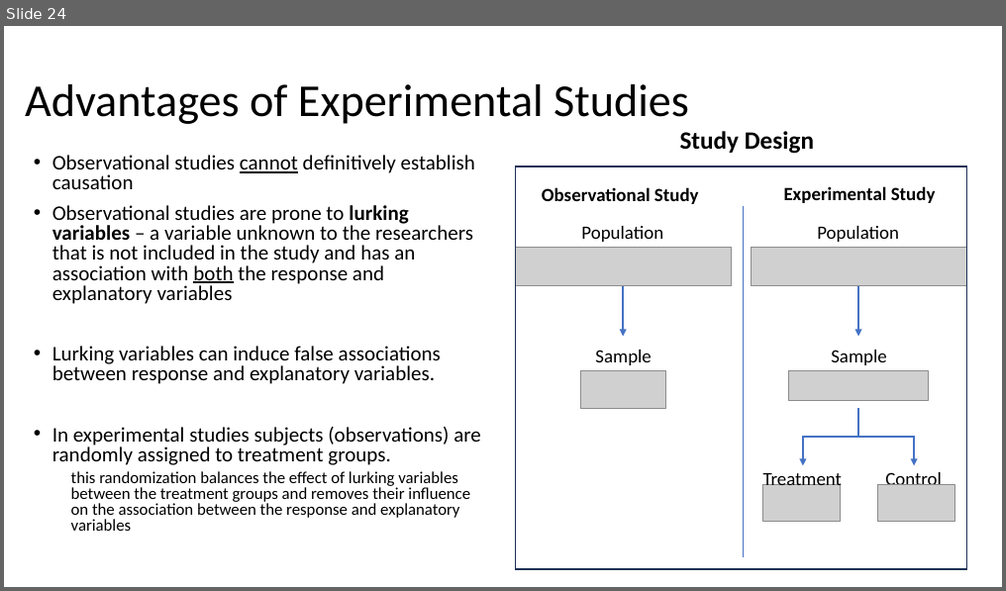
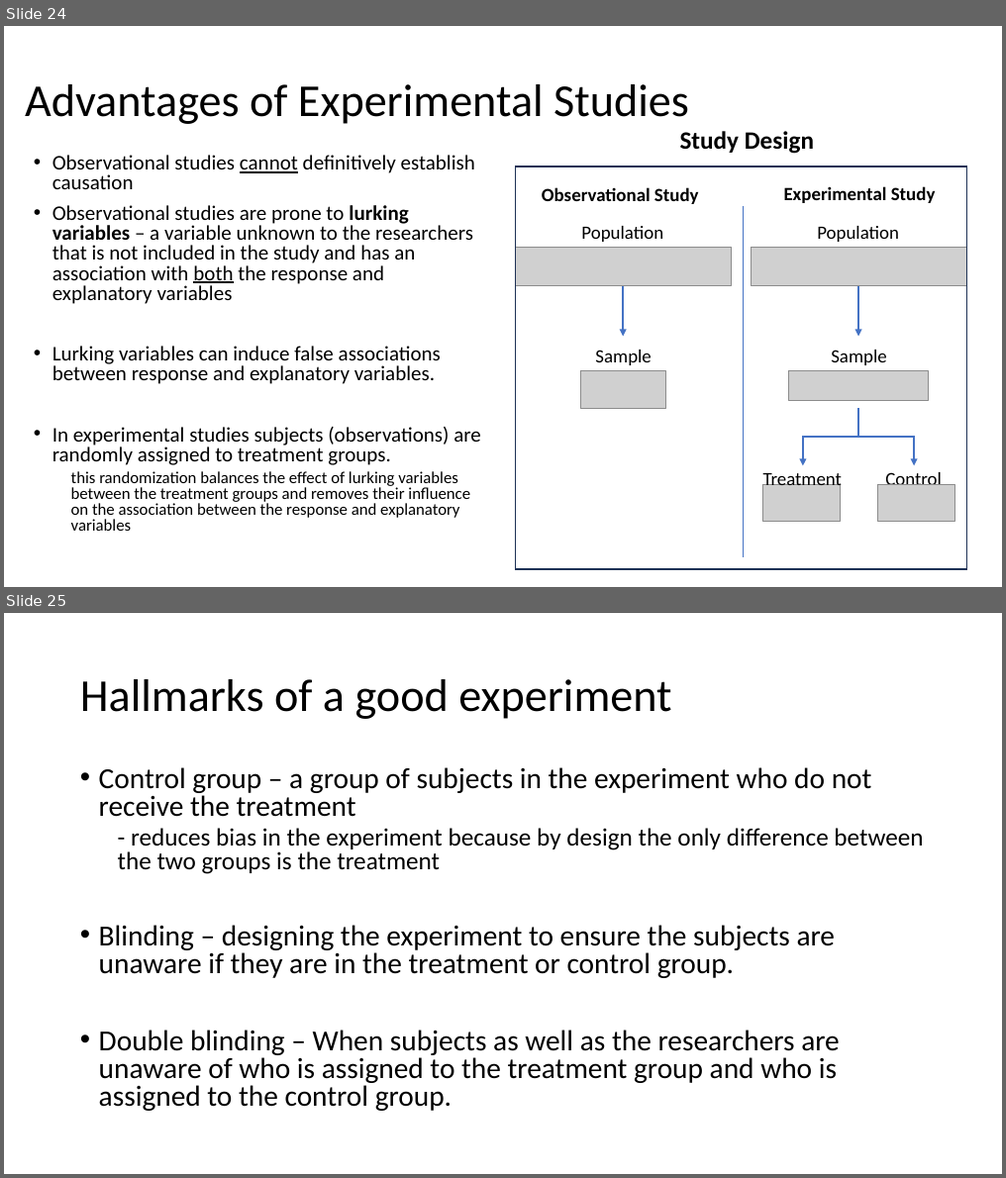
Before and after one commit to Jarred6068/UI_STAT251-03_Spring_2024, a slide deck: docs/lecture_slides/Week 5/Week5_Lecture8_Slides_2_7_2024.pptx. Shown one above the other, each under a label of ours: slide 24 before the commit, slides 24 and 25 after it. The pictures are 1006x591 and 1006x1178 pixels, drawn with LibreOffice and Linux fonts; fonts in the diff are those of the drawing; grey boxes stand for pictures. Boxes give left, top, right and bottom in pixels: in the first picture for what was removed or moved away, otherwise in the second. Text is boxed around its words. In the diff, an @@ line names an element or a change of style, - is before the commit and + after.

```diff
--- a/docs/lecture_slides/Week 5/Week5_Lecture8_Slides_2_7_2024.pptx
+++ b/docs/lecture_slides/Week 5/Week5_Lecture8_Slides_2_7_2024.pptx
@@ slide 25 added at (4,613,1002,1174), background #FFFFFF @@
@@ title added at (80,679,671,719), 44 pt, text #000000 @@
+Hallmarks of a good experiment
@@ text added at (99,767,923,1111), 28 pt, text #000000 @@
+• Control group – a group of subjects in the experiment who do not receive the treatment
+  - reduces bias in the experiment because by design the only difference between the two groups is the treatment
+• Blinding – designing the experiment to ensure the subjects are unaware if they are in the treatment or control group.
+• Double blinding – When subjects as well as the researchers are unaware of who is assigned to the treatment group and who is assigned to the control group.
```
Also in this commit, not shown: 4 slides changed, 23 other slides added, 8 slides removed, 18 other files.
